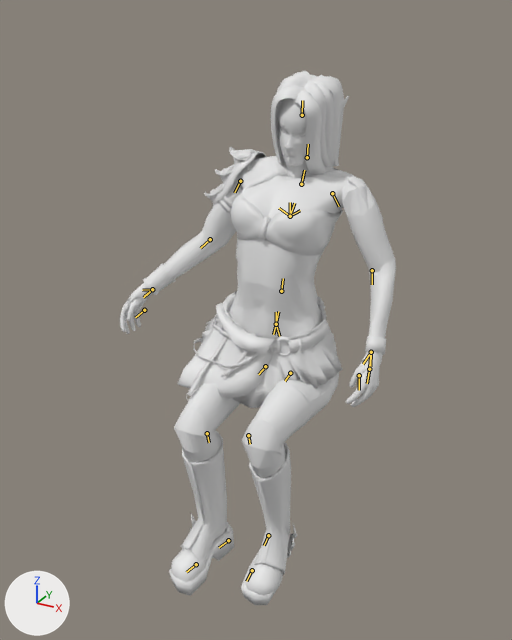
An edit to the Blender file assets-src/rooms/tavern/creature-clips/Elf.blend, drawn before and after from the same camera.
One viewpoint serves both versions: a 50 mm camera at (0.419, -0.84, 0.791) aimed at (-0.011, -0.06, 0.4). Every picture has the same lights, and +X, +Y and +Z are marked at lower left. The picture after the commit comes second. Both versions are drawn at frame 12 of the action 'SitSlap'; the numbers are the values there. The bones that change, and the others that lie on the model, are drawn over the model as lines.

The first picture shows 'ElfSourceMesh'.
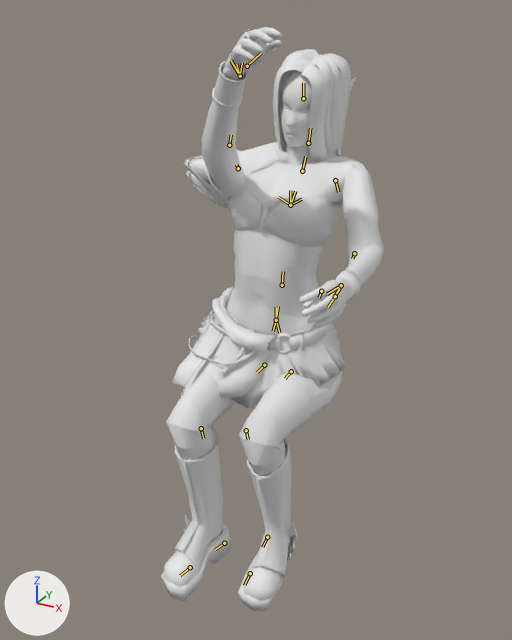
Boxes [x1, y1, x2, y2] around the edits, measured in the pictures (512 x 640 px):
'ElfSourceMesh', posed (19% narrower, 9% taller): before [120, 71, 396, 605]; after [161, 27, 384, 611]
bone 'Hips', root to tip: before (276, 324) to (276, 312); after (276, 320) to (276, 307)
bone 'LeftUpLeg', root to tip: before (290, 373) to (285, 381); after (291, 371) to (285, 378)
bone 'LeftLeg', root to tip: before (248, 435) to (250, 444); after (246, 430) to (248, 439)
bone 'RightUpLeg', root to tip: before (265, 366) to (258, 374); after (264, 365) to (257, 372)
bone 'RightLeg', root to tip: before (207, 433) to (209, 442); after (201, 428) to (203, 438)
bone 'Head', root to tip: before (307, 157) to (308, 144); after (308, 143) to (310, 128)
bone 'LeftArm', root to tip: before (332, 193) to (339, 206); after (335, 180) to (338, 192)
bone 'RightArm', root to tip: before (240, 181) to (234, 192); after (238, 168) to (236, 164)
bone 'RightForeArm', root to tip: before (210, 239) to (200, 248); after (229, 145) to (231, 135)

The edits, one by one:
Bone 'Hips' (bone_hips) moves from (-0.009, -0.116, 0.018) to (-0.01, -0.109, 0.019).
Bone 'Hips' (bone_hips) is rescaled from (0.95, 0.95, 0.95) to (1.0, 1.0, 1.0).
Bone 'LeftUpLeg' (bone_leftupleg) turns from (76, 0, -26) to (81, 0, -26) degrees about its own x, y and z.
Bone 'LeftLeg' (bone_leftleg) turns from (-93, -4, 2) to (-98, -5, 2) degrees about its own x, y and z.
Bone 'RightUpLeg' (bone_rightupleg) turns from (72, 6, 27) to (77, 5, 27) degrees about its own x, y and z.
Bone 'RightLeg' (bone_rightleg) turns from (-83, -7, -1) to (-88, -6, -1) degrees about its own x, y and z.
Bone 'Head' (bone_head) turns from (20, 1, 0) to (12, 0, 0) degrees about its own x, y and z.
Bone 'LeftArm' (bone_leftarm) turns from (-9, 47, -66) to (40, 11, -38) degrees about its own x, y and z.
Bone 'RightArm' (bone_rightarm) turns from (4, 6, 64) to (119, -19, 79) degrees about its own x, y and z.
Bone 'RightForeArm' (bone_rightforearm) turns from (21, 3, -12) to (26, -31, -7) degrees about its own x, y and z.
